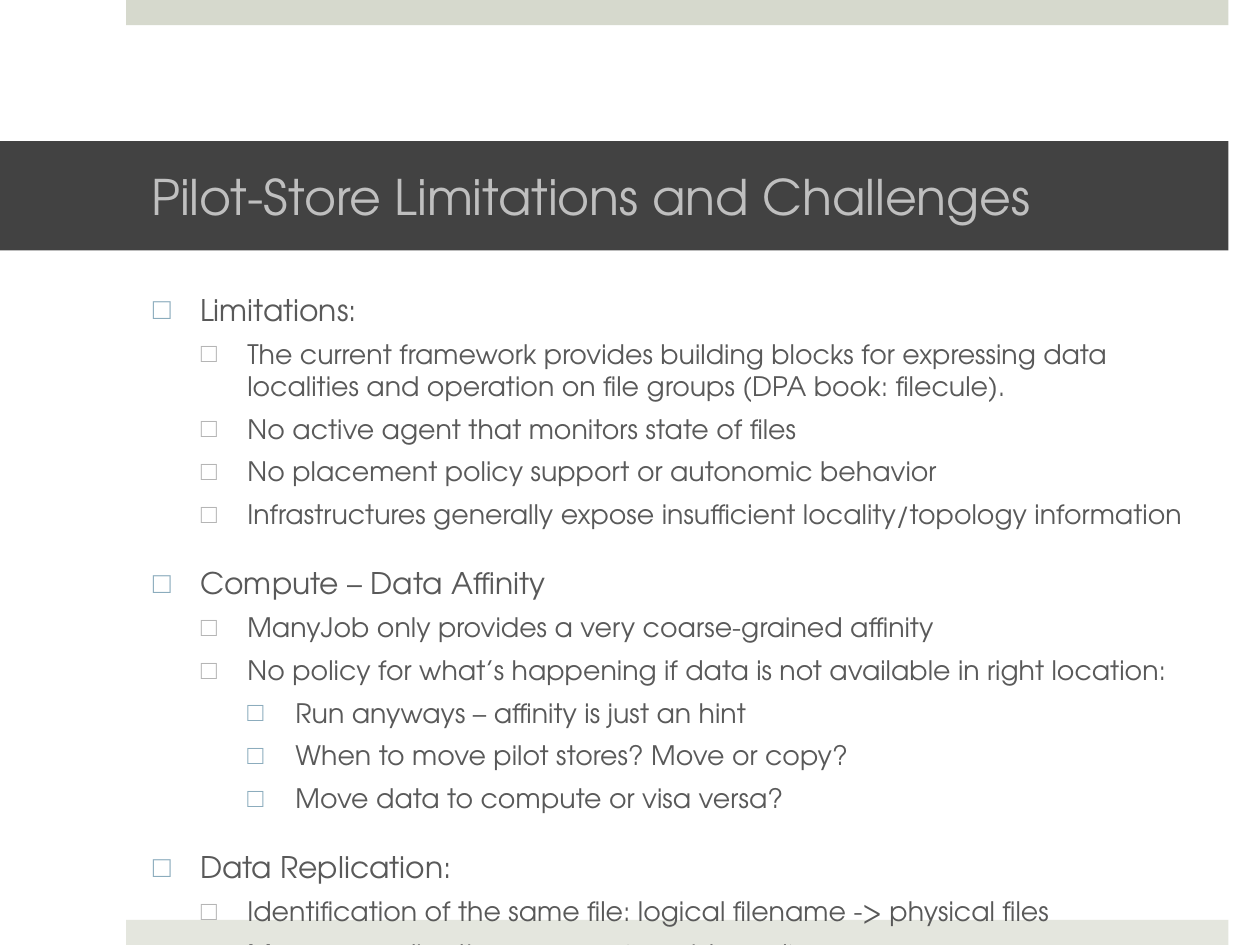
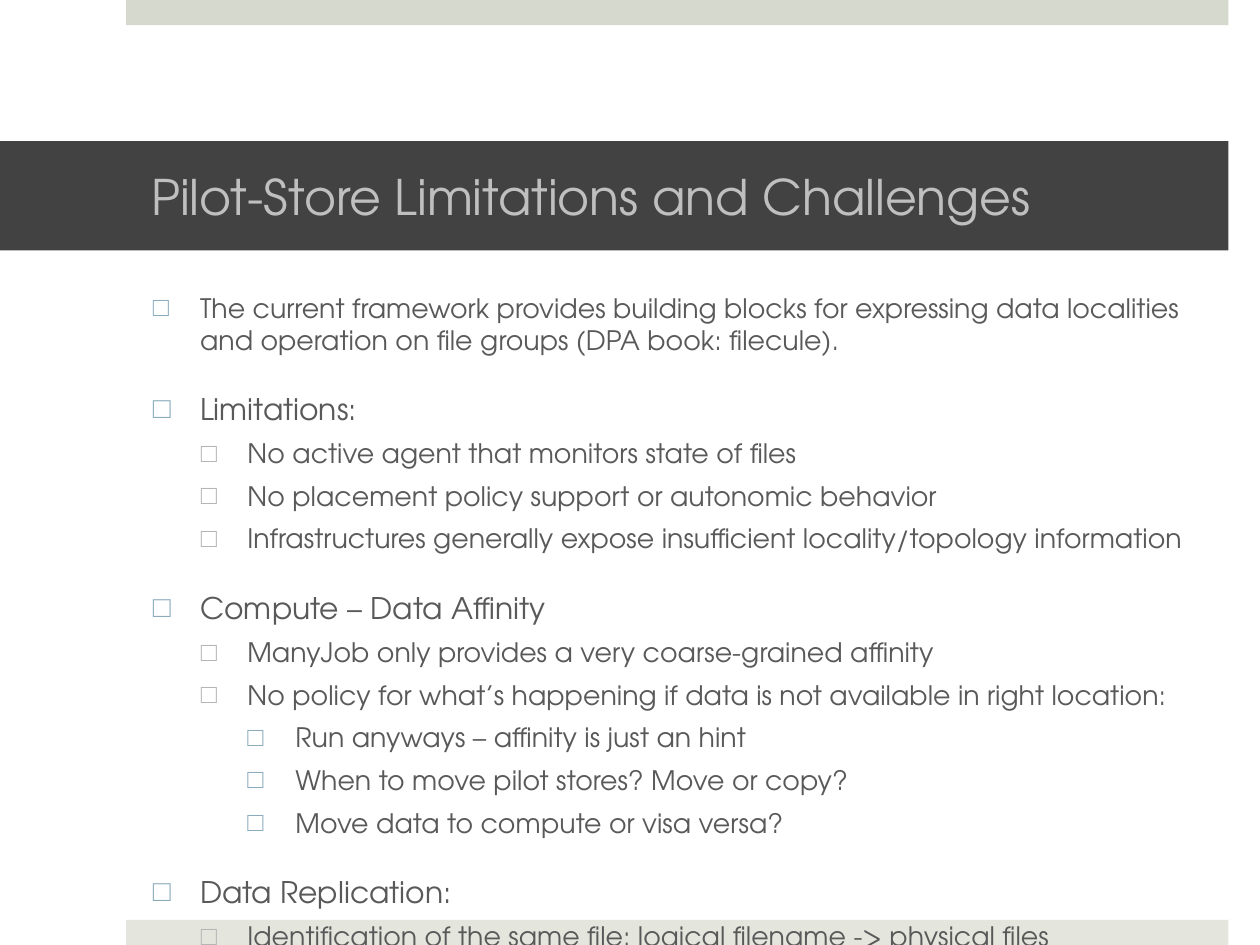
Before and after one commit to saga-project/saga-cpp-legacy-projects, a slide deck: slide 5 of applications/pilotstore/doc/pilotstore.pptx. Drawn at 1260x945 pixels with LibreOffice and Linux fonts; fonts in the diff are those of the drawing. Boxes give left, top, right and bottom in pixels: in the first picture for what was removed or moved away, otherwise in the second. Text is boxed around its words. In the diff, an @@ line names an element or a change of style, - is before the commit and + after.

Commit message:
more work on the advert-based, distributed pilot-store

```diff
--- a/applications/pilotstore/doc/pilotstore.pptx
+++ b/applications/pilotstore/doc/pilotstore.pptx
@@ text at (200,298,1179,356): paragraph added @@
+  □ The current framework provides building blocks for expressing data localities and operation on file groups (DPA book: filecule).
@@ text at (247,344,1107,402): paragraph removed @@
-  □ The current framework provides building blocks for expressing data localities and operation on file groups (DPA book: filecule).
```
Also in this commit, not shown: 4 other files.
